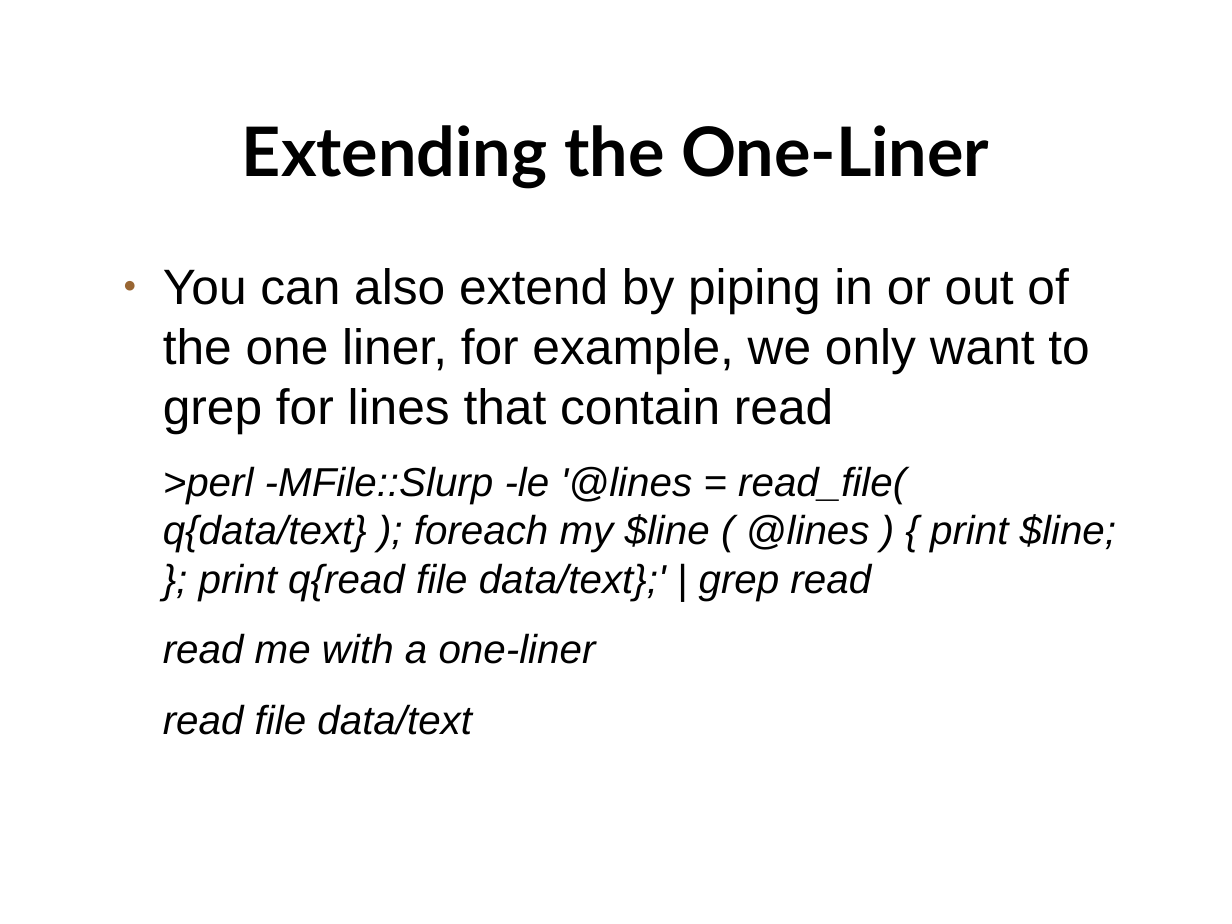
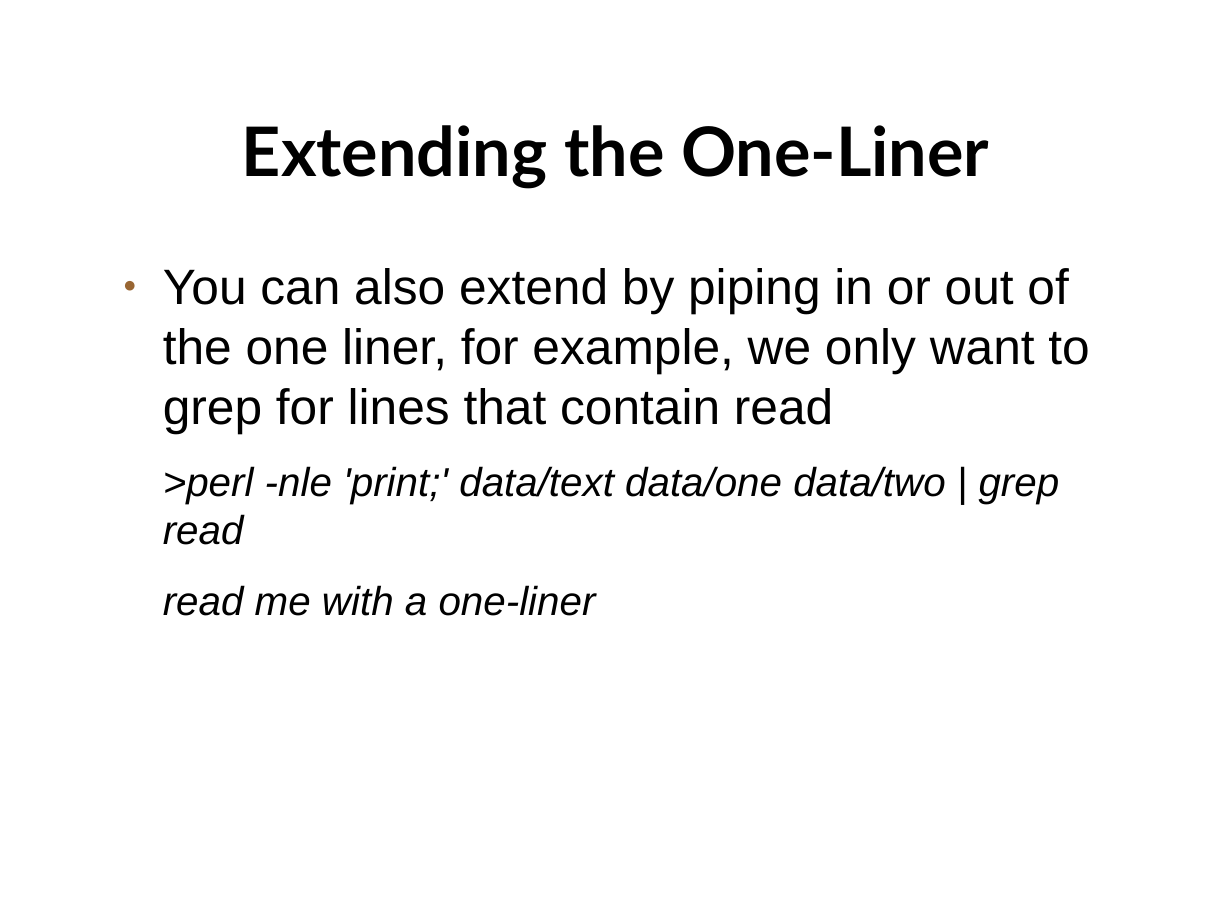
Before and after one commit to setitesuk/basic_perl_course, a slide deck: slide 17 of 11-one_liners/one_liners.odp. Drawn at 1232x924 pixels with LibreOffice and Linux fonts; fonts in the diff are those of the drawing; background and template pictures are left out. Boxes give left, top, right and bottom in pixels: in the first picture for what was removed or moved away, otherwise in the second. Text is boxed around its words. In the diff, an @@ line names an element or a change of style, - is before the commit and + after.

```diff
--- a/11-one_liners/one_liners.odp
+++ b/11-one_liners/one_liners.odp
@@ text at [163, 466, 1060, 545]: text changed @@
->perl -MFile::Slurp -le '@lines = read_file( q{data/text} ); foreach my $line ( @lines ) { print $line; }; print q{read file data/text};' | grep read
+>perl -nle 'print;' data/text data/one data/two | grep read
@@ text at [163, 704, 472, 735]: paragraph removed @@
-read file data/text
```
Also in this commit, not shown: 2 other slides changed.
